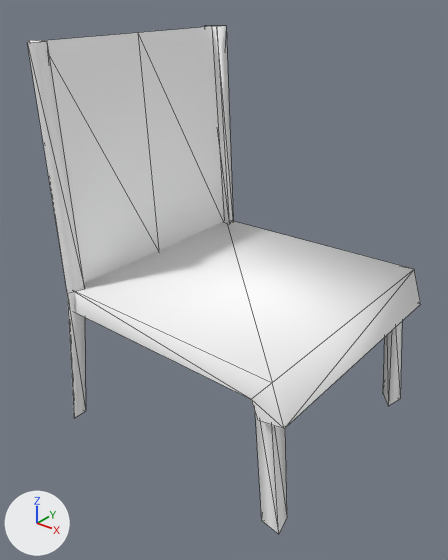
The glTF model public/3d/item/model__item__room.ofs_3588_0/3588kg_29_isu.gltf, before and after one commit.
Rendered twice from a 50 mm camera at (0.352, -1.266, 1.199) aimed at (-0.612, -0.06, 0.452). Lighting does not change. The marker at lower left points along +X, +Y and +Z. The picture after the commit comes second. Mesh edges are drawn as thin lines.

The older version as bpy lines, for what is in view:
```python
mat_isu_mat29 = principled_material('isu_mat29')
mat_isu_mat29.base_color = (1.0, 1.0, 1.0)  # white #ffffff
mat_isu_mat29.roughness = 1.0
me_3588kg_29_isu = bpy.data.meshes.new('3588kg_29_isu')
me_3588kg_29_isu.from_pydata(...)  # 48 vertices, 56 faces; spans x -0.996..-0.207, y -0.366..0.366, z 0.0..1.068
me_3588kg_29_isu.materials.append(mat_isu_mat29)  # white #ffffff
ob_3588kg_29_isu = bpy.data.objects.new('3588kg_29_isu', me_3588kg_29_isu)
ob_3588kg_29_isu.location = (0.0, 0.0, 0.0)
```
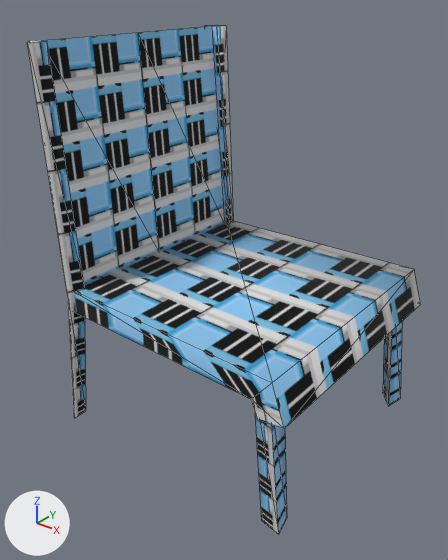
Patch to the scene script:
```diff
--- a/public/3d/item/model__item__room.ofs_3588_0/3588kg_29_isu.gltf.py
+++ b/public/3d/item/model__item__room.ofs_3588_0/3588kg_29_isu.gltf.py
@@ img_29_isu_0 @@
+img_29_isu_0 = load_image('29_isu_0', '_unpacked/29_isu_0', 64, 64, 'sRGB')
@@ mat_isu_mat29 @@
 mat_isu_mat29 = principled_material('isu_mat29')
-mat_isu_mat29.base_color = (1.0, 1.0, 1.0)  # white #ffffff
+mat_isu_mat29.texture = img_29_isu_0
 mat_isu_mat29.roughness = 1.0
```

Changed parts and their boxes [x1, y1, x2, y2] in the pictures (448 x 560 px):
'3588kg_29_isu', surface changed (darker)
    both: [27, 26, 421, 534]
